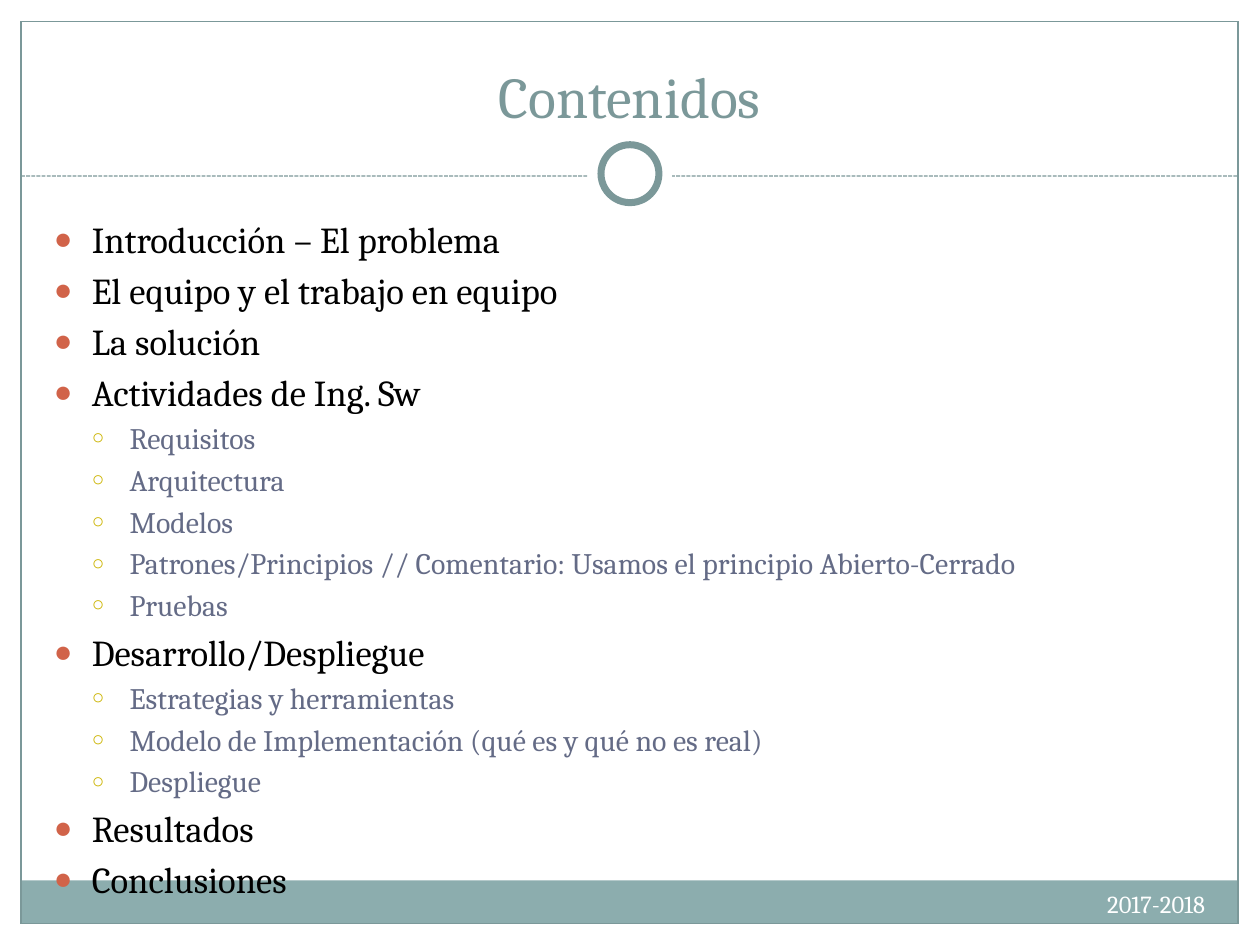
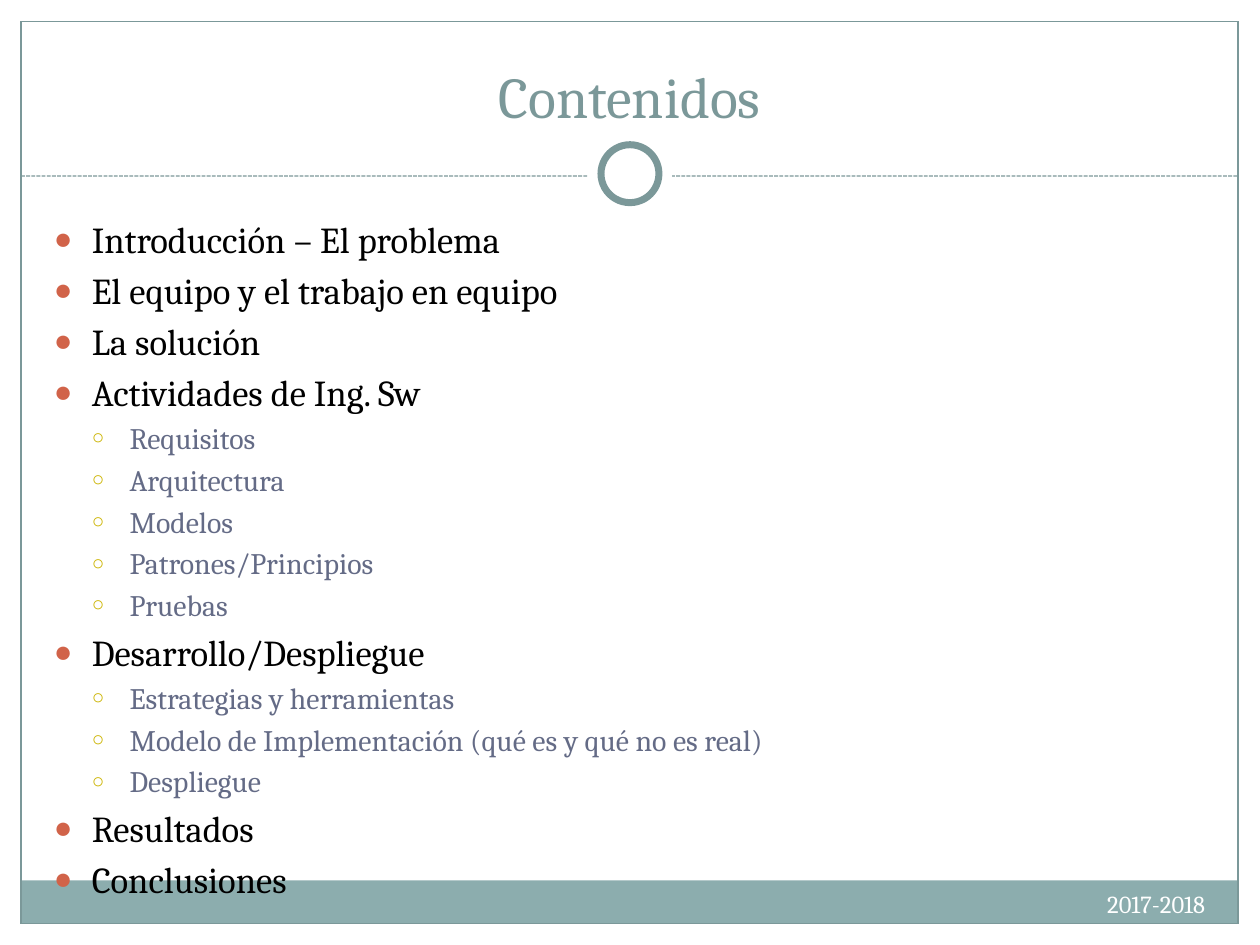
Before and after one commit to Compumatica/Proyecto-de-Ing-Software, a slide deck: slide 2 of docs/IntroIngSoft.PresentacionesFinales.pptx. Drawn at 1260x945 pixels with LibreOffice and Linux fonts; fonts in the diff are those of the drawing. Boxes give left, top, right and bottom in pixels: in the first picture for what was removed or moved away, otherwise in the second. Text is boxed around its words. In the diff, an @@ line names an element or a change of style, - is before the commit and + after.

Commit message:
Añadida la diapositiva"Principios Software usados"
* Si tienes algo que añadir, ¡añádelo!

```diff
--- a/docs/IntroIngSoft.PresentacionesFinales.pptx
+++ b/docs/IntroIngSoft.PresentacionesFinales.pptx
@@ text at (130,553,374,580): text changed @@
-  ○ Patrones/Principios // Comentario: Usamos el principio Abierto-Cerrado
+  ○ Patrones/Principios
```
Also in this commit, not shown: 1 other slide changed.
